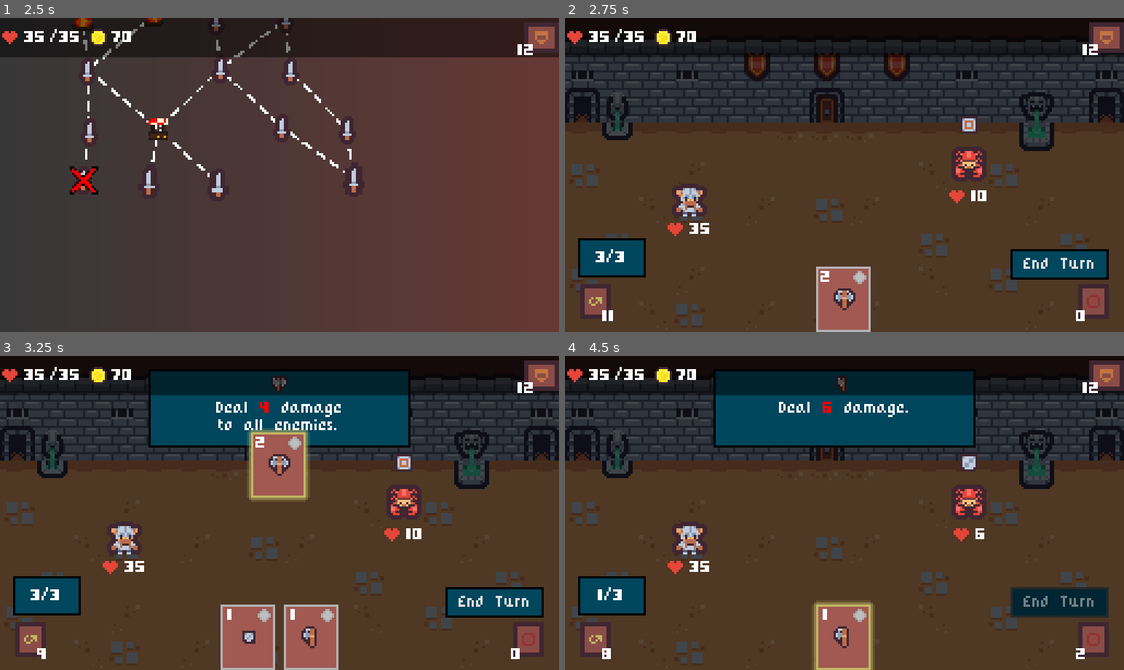
Above: before the commit, frames 1-4 (two rows, left to right).
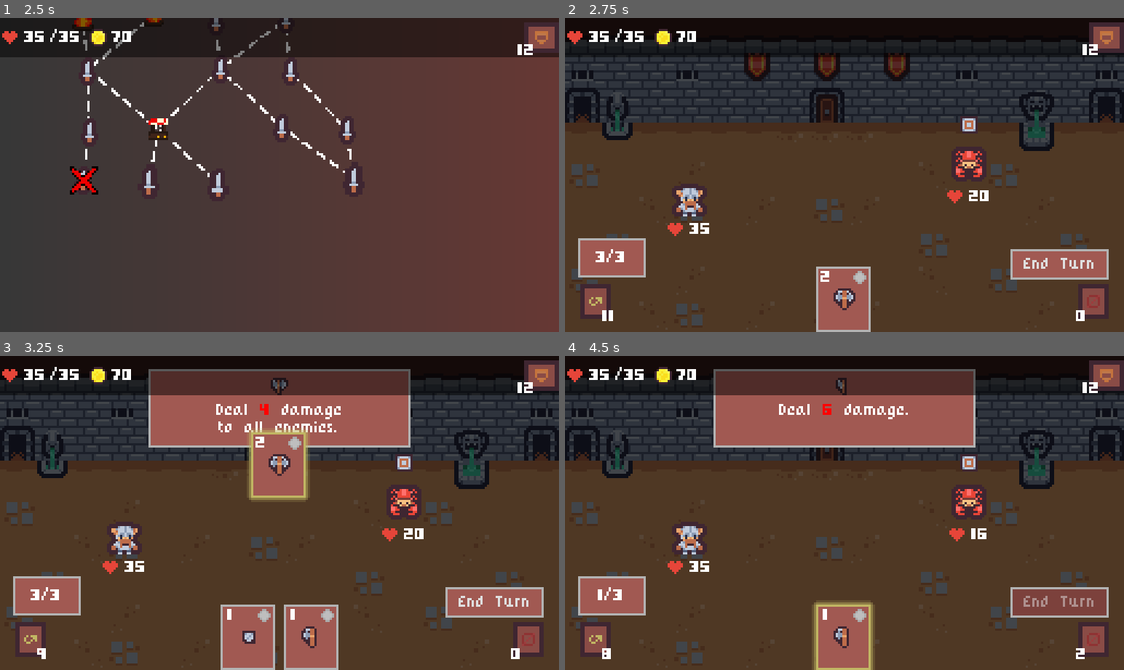
Above: after the commit, the same moments.

Repository: koreem-ahmed/cards-slayer
Game: Godot game, scene res://scenes/Run/run.tscn
The game is run twice, just before and just after one commit, with the same random seed, the same clock (stepped at 60 frames per second) and the same inputs.
Inputs (mouse positions are in pixels of both pictures, inside the frame that each line leads up to):
- Up to frame 1 (2.5 s): click "12" at 0.5 s; click "Back" at 1.25 s; tap Enter at 2 s; drag from (83, 178) to (218, 184) at 2.02 s
- Up to frame 2 (2.75 s): no input
- Up to frame 3 (3.25 s): drag from (279, 638) to (279, 465) at 2.77 s
- Up to frame 4 (4.5 s): move the mouse to (844, 638) at 3.52 s; hold Right 3.53-4.25 s; hold Mouse wheel down (scroll_down) 3.53-4.25 s; click (844, 638) at 3.67 s; click "End Turn" at 4.25 s

Frame 1 is identical in both runs. In frame 2, 3.1% of the frame differs, in the area x 2-98%, y 54-84%; in frame 3, 14%; in frame 4, 15%, in the area x 2-98%, y 4-84%.

Commit message:
refactoring the intent action for the enemy so it can be dynamically displayed

Diff:
--- a/effects/damage_effect.gd
+++ b/effects/damage_effect.gd
@@ -4,6 +4,7 @@
 class_name DamageEffect
 
 var amount := 0
+var receiver_modifier_type := Modifier.Type.DMG_TAKEN
 
 
 func execute(targets: Array[Node]) -> void:
@@ -11,5 +12,5 @@
 		if not target:
 			continue
 		if target is Enemy or target is Player:
-			target.take_damage(amount)
+			target.take_damage(amount, receiver_modifier_type)
 			SFXPlayer.play(sound)
--- a/enemies/bat/bat_attack_action.gd
+++ b/enemies/bat/bat_attack_action.gd
@@ -2,6 +2,15 @@
 
 
 @export var damage := 4
+
+
+func update_intent_text() -> void:
+	var player := target as Player
+	if not player:
+		return
+
+	var modified_dmg := player.modifier_handler.get_modified_value(damage, Modifier.Type.DMG_TAKEN)
+	intent.current_text = intent.base_text % modified_dmg
 
 
 func perform_action() -> void:
--- a/enemies/bat/bat_enemy_ai.tscn
+++ b/enemies/bat/bat_enemy_ai.tscn
@@ -11,12 +11,13 @@
 
 [sub_resource type="Resource" id="Resource_24sye"]
 script = ExtResource("4_6cpw6")
-number = "2 x 4"
+base_text = "2x%s"
 icon = ExtResource("3_5laa2")
 metadata/_custom_type_script = "uid://dtf0detgtlhhs"
 
 [sub_resource type="Resource" id="Resource_d0kjl"]
 script = ExtResource("4_6cpw6")
+base_text = "4"
 icon = ExtResource("7_iplk6")
 metadata/_custom_type_script = "uid://dtf0detgtlhhs"
 
--- a/enemies/crab/crab_attack_action.gd
+++ b/enemies/crab/crab_attack_action.gd
@@ -1,6 +1,17 @@
 extends EnemyAction
 
+
 @export var damage := 9
+
+
+func update_intent_text() -> void:
+	var player := target as Player
+	if not player:
+		return
+
+	var modified_dmg := player.modifier_handler.get_modified_value(damage, Modifier.Type.DMG_TAKEN)
+	intent.current_text = intent.base_text % modified_dmg
+
 
 func perform_action() -> void:
 	if not enemy or not target:
--- a/enemies/crab/crab_enemy.tres
+++ b/enemies/crab/crab_enemy.tres
@@ -7,6 +7,6 @@
 [resource]
 script = ExtResource("1_lvgwk")
 ai = ExtResource("1_phnif")
-max_health = 10
+max_health = 20
 art = ExtResource("1_td007")
 metadata/_custom_type_script = "uid://clpirb4gafio2"
--- a/enemies/crab/crab_enemy_ai.tscn
+++ b/enemies/crab/crab_enemy_ai.tscn
@@ -13,17 +13,19 @@
 
 [sub_resource type="Resource" id="Resource_yihd4"]
 script = ExtResource("4_bm7hr")
-number = "7"
+base_text = "%s"
 icon = ExtResource("3_yv4lo")
 metadata/_custom_type_script = "uid://dtf0detgtlhhs"
 
 [sub_resource type="Resource" id="Resource_34me6"]
 script = ExtResource("4_bm7hr")
+base_text = "6"
 icon = ExtResource("6_moca1")
 metadata/_custom_type_script = "uid://dtf0detgtlhhs"
 
 [sub_resource type="Resource" id="Resource_0pw8a"]
 script = ExtResource("4_bm7hr")
+base_text = "15"
 icon = ExtResource("8_trgox")
 metadata/_custom_type_script = "uid://dtf0detgtlhhs"
 
--- a/resources/intent.gd
+++ b/resources/intent.gd
@@ -3,5 +3,7 @@
 
 class_name Intent
 
-@export var number: String
+@export var base_text: String
 @export var icon: Texture
+
+var current_text: String
--- a/scenes/Battle/battle.tscn
+++ b/scenes/Battle/battle.tscn
@@ -16,7 +16,7 @@
 [ext_resource type="PackedScene" uid="uid://dlueh2bv8nvm2" path="res://scenes/Ui/mana_ui.tscn" id="11_ikqpk"]
 [ext_resource type="PackedScene" uid="uid://8rwbobhddv3c" path="res://scenes/Ui/tool_tip.tscn" id="12_f7rmk"]
 [ext_resource type="Script" uid="uid://q8bf5pectr62" path="res://scenes/Ui/red_flash.gd" id="15_peapi"]
-[ext_resource type="Theme" uid="uid://gqtyv2gqavmd" path="res://assets/themes/My_Main_theme.tres" id="16_f8yol"]
+[ext_resource type="Theme" uid="uid://bfbsphhsjwiit" path="res://assets/themes/Main_theme.tres" id="16_f8yol"]
 [ext_resource type="PackedScene" uid="uid://c2bq4q81cxky7" path="res://scenes/Ui/card_pile_opener.tscn" id="17_2c3p5"]
 [ext_resource type="PackedScene" uid="uid://btgqmsjinreoj" path="res://scenes/Ui/battle_over_panel.tscn" id="17_7atfu"]
 [ext_resource type="Texture2D" uid="uid://bhxpy5r3yv13" path="res://assets/discard.png" id="18_f8yol"]
--- a/scenes/Enemy/enemy.gd
+++ b/scenes/Enemy/enemy.gd
@@ -85,15 +85,16 @@
 	current_action.perform_action()
 
 
-func take_damage(damage: int) -> void:
+func take_damage(damage: int, _modifier) -> void:
 	if stats.health <= 0:
 		return
 
 	enemy_sprite.material = WHITE_SPRITE_MATERIAL
+	var modified_damage := modifier_handler.get_modified_value(damage, Modifier.Type.DMG_TAKEN)
 
 	var tween := create_tween()
 	tween.tween_callback(Shaker.shake.bind(self, 16, 0.15))
-	tween.tween_callback(stats.take_damage.bind(damage))
+	tween.tween_callback(stats.take_damage.bind(modified_damage))
 	tween.tween_interval(0.17)
 
 	tween.finished.connect(
--- a/scenes/Enemy/enemy_action.gd
+++ b/scenes/Enemy/enemy_action.gd
@@ -22,3 +22,7 @@
 
 func perform_action() -> void:
 	pass
+
+
+func update_intent_text() -> void:
+	intent.current_text = intent.base_text
--- a/scenes/Player/player.gd
+++ b/scenes/Player/player.gd
@@ -35,13 +35,15 @@
 	stats_ui.update_stats(stats)
 
 
-func take_damage(damage: int) -> void:
+func take_damage(damage: int, which_modifier: Modifier.Type) -> void:
 	if stats.health <= 0:
 		return
 
+	var modified_damage := modifier_handler.get_modified_value(damage, which_modifier)
+
 	var tween := create_tween()
 	tween.tween_callback(Shaker.shake.bind(self, 16, 0.15))
-	tween.tween_callback(stats.take_damage.bind(damage))
+	tween.tween_callback(stats.take_damage.bind(modified_damage))
 	tween.tween_interval(0.2)
 
 	tween.finished.connect(
--- a/scenes/Ui/intent_ui.gd
+++ b/scenes/Ui/intent_ui.gd
@@ -4,7 +4,7 @@
 class_name IntentUI
 
 @onready var icon: TextureRect = $Icon
-@onready var number: Label = $Number
+@onready var label: Label = $Label
 
 
 func update_intent(intent: Intent) -> void:
@@ -14,6 +14,6 @@
 
 	icon.texture = intent.icon
 	icon.visible = icon.texture != null
-	number.text = intent.number
-	number.visible = intent.number.length() > 0
+	label.text = str(intent.current_text)
+	label.visible = intent.current_text.length() > 0
 	show()
--- a/scenes/Ui/intent_ui.tscn
+++ b/scenes/Ui/intent_ui.tscn
@@ -25,7 +25,7 @@
 expand_mode = 1
 stretch_mode = 4
 
-[node name="Number" type="Label" parent="." unique_id=2147130938]
+[node name="Label" type="Label" parent="." unique_id=2147130938]
 layout_mode = 2
 size_flags_vertical = 1
 text = "7"
--- a/scenes/Ui/mana_ui.tscn
+++ b/scenes/Ui/mana_ui.tscn
@@ -1,7 +1,7 @@
 [gd_scene format=3 uid="uid://dlueh2bv8nvm2"]
 
-[ext_resource type="Theme" uid="uid://gqtyv2gqavmd" path="res://assets/themes/My_Main_theme.tres" id="1_ci2ka"]
 [ext_resource type="Script" uid="uid://0sgmhh6n643u" path="res://scenes/Ui/mana_ui.gd" id="2_ci2ka"]
+[ext_resource type="Theme" uid="uid://bfbsphhsjwiit" path="res://assets/themes/Main_theme.tres" id="3_eytlv"]
 
 [node name="ManaUI" type="Panel" unique_id=1893239618]
 anchors_preset = 2
@@ -12,7 +12,7 @@
 offset_right = 37.0
 offset_bottom = -5.0
 grow_vertical = 0
-theme = ExtResource("1_ci2ka")
+theme = ExtResource("3_eytlv")
 script = ExtResource("2_ci2ka")
 
 [node name="Mana_Label" type="Label" parent="." unique_id=574685481]
@@ -20,7 +20,6 @@
 anchors_preset = 15
 anchor_right = 1.0
 anchor_bottom = 1.0
-offset_top = 1.0
 grow_horizontal = 2
 grow_vertical = 2
 text = "3/3"
--- a/scenes/Ui/tool_tip.tscn
+++ b/scenes/Ui/tool_tip.tscn
@@ -1,6 +1,6 @@
 [gd_scene format=3 uid="uid://8rwbobhddv3c"]
 
-[ext_resource type="Theme" uid="uid://gqtyv2gqavmd" path="res://assets/themes/My_Main_theme.tres" id="1_5ud3k"]
+[ext_resource type="Theme" uid="uid://bfbsphhsjwiit" path="res://assets/themes/Main_theme.tres" id="1_5ud3k"]
 [ext_resource type="Script" uid="uid://p8k2ftsod3k0" path="res://scenes/Ui/tool_tip.gd" id="2_5ud3k"]
 [ext_resource type="Texture2D" uid="uid://ck1t4hdip6xrl" path="res://assets/tile_0119.png" id="2_islpm"]
 
--- a/script_templates/Node/enemy_action_template.gd
+++ b/script_templates/Node/enemy_action_template.gd
@@ -14,3 +14,13 @@
 	SFXPlayer.play(sound)
 
 	Events.enemy_action_completed.emit(enemy)
+
+
+# update the intetn value text if the enemy is doing an dynamic text
+func update_intent_text() -> void:
+	var player := target as Player
+	if not player:
+		return
+
+	var modified_dmg := player.modifier_handler.get_modified_value(6, Modifier.Type.DMG_TAKEN)
+	intent.current_text = intent.base_text % modified_dmg
--- a/statuses/exposed.gd
+++ b/statuses/exposed.gd
@@ -16,4 +16,13 @@
 
 	if not exposed_modifier_value:
 		exposed_modifier_value = ModifierValue.create_new_modifier("exposed", ModifierValue.Type.PRECENT_BASED)
-		exposed_modifier_value.precent_value = MODIFIER
+		exposed_modifier_value.percent_value = MODIFIER
+		dmg_taken_modifier.add_new_value(exposed_modifier_value)
+
+	if not status_changed.is_connected(on_status_chaged):
+		status_changed.connect(on_status_chaged.bind(dmg_taken_modifier))
+
+
+func on_status_chaged(dmg_taken_modifier: Modifier) -> void:
+	if duration <= 0 and dmg_taken_modifier:
+		dmg_taken_modifier.remove_value("exposed")
